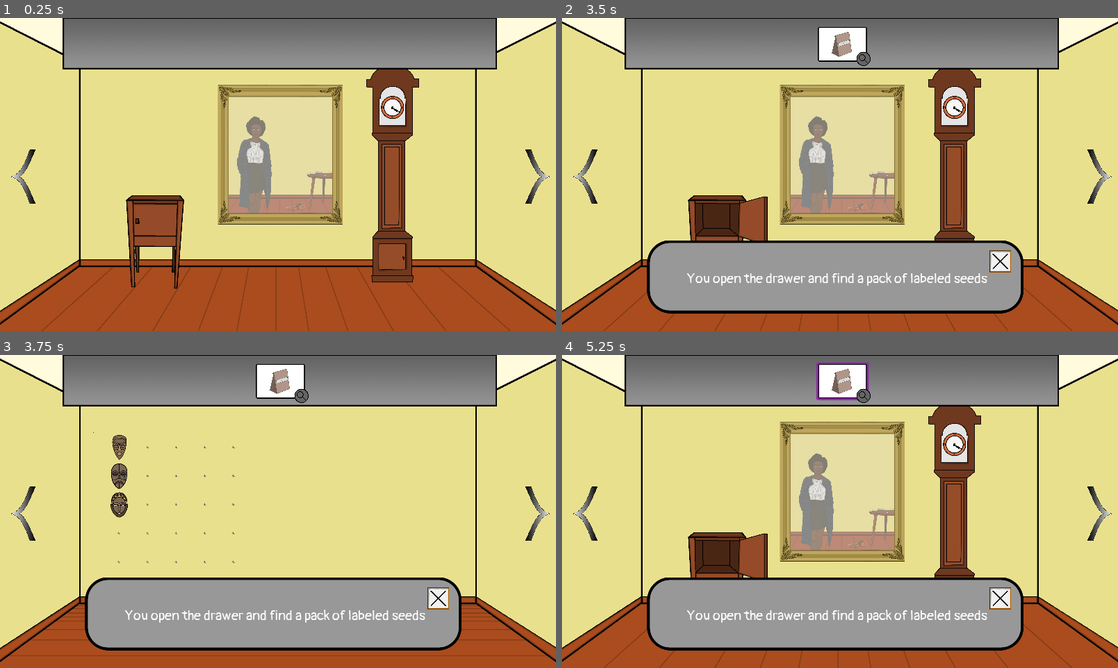
Above: before the commit, frames 1-4 (two rows, left to right).
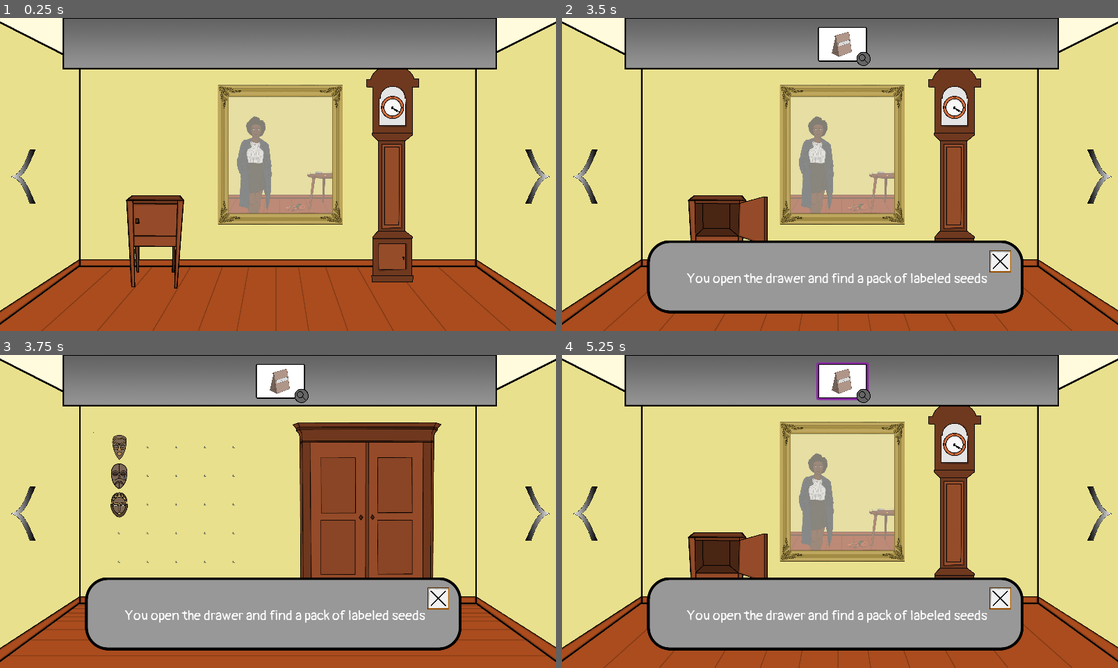
Above: after the commit, the same moments.

Repository: Paulpanther/GameJam11
Game: Godot game, scene res://Scenes/Main.tscn
The game is run twice, just before and just after one commit, with the same random seed, the same clock (stepped at 60 frames per second) and the same inputs.
Inputs (mouse positions are in pixels of both pictures, inside the frame that each line leads up to):
- Up to frame 1 (0.25 s): no input
- Up to frame 2 (3.5 s): tap Enter at 0.5, 2 s; move the mouse to (984, 174) at 0.52 s; click (984, 174) at 0.67 s; tap Space at 1.25, 2.75 s; move the mouse to (717, 237) at 1.27 s; click (717, 237) at 1.42 s; move the mouse to (828, 243) at 2.02 s; click (828, 243) at 2.17 s; move the mouse to (589, 43) at 2.77 s; click (589, 43) at 2.92 s
- Up to frame 3 (3.75 s): tap Enter at 3.5 s; move the mouse to (22, 511) at 3.52 s; click (22, 511) at 3.67 s
- Up to frame 4 (5.25 s): tap Space at 4.25 s; move the mouse to (1095, 511) at 4.27 s; click (1095, 511) at 4.42 s; move the mouse to (840, 380) at 5.02 s; click (840, 380) at 5.17 s

Frames 1-2 are identical in both runs. In frame 3, 12% of the frame differs, in the area x 52-80%, y 21-72%; in frame 4, nothing differs.

Commit message:
Add closet and can

Diff:
--- a/Scenes/Room3/TableAndFlower.tscn
+++ b/Scenes/Room3/TableAndFlower.tscn
@@ -30,12 +30,12 @@
 scale = Vector2( 0.7, 0.7 )
 texture = ExtResource( 4 )
 
-[node name="Flower2" type="Sprite" parent="."]
+[node name="Flower3" type="Sprite" parent="."]
 position = Vector2( -216.706, -459.871 )
 scale = Vector2( 0.7, 0.7 )
 texture = ExtResource( 2 )
 
-[node name="Flower3" type="Sprite" parent="."]
+[node name="Flower4" type="Sprite" parent="."]
 position = Vector2( -644, 360 )
 scale = Vector2( 0.7, 0.7 )
 texture = ExtResource( 5 )
--- /dev/null
+++ b/Scenes/Room4/Closet.tscn
@@ -0,0 +1,24 @@
+[gd_scene load_steps=5 format=2]
+
+[ext_resource path="res://Scripts/Room4/closet.gd" type="Script" id=1]
+[ext_resource path="res://Sprites/Room4/closet_open.png" type="Texture" id=2]
+[ext_resource path="res://Sprites/Room4/closet_closed.png" type="Texture" id=3]
+
+[sub_resource type="RectangleShape2D" id=1]
+extents = Vector2( 328.641, 484.983 )
+
+[node name="Closet" type="Node2D"]
+script = ExtResource( 1 )
+
+[node name="ClosetOpen" type="Sprite" parent="."]
+texture = ExtResource( 2 )
+
+[node name="ClosetClosed" type="Sprite" parent="."]
+texture = ExtResource( 3 )
+
+[node name="ClosedTrigger" type="Area2D" parent="."]
+
+[node name="CollisionShape2D" type="CollisionShape2D" parent="ClosedTrigger"]
+position = Vector2( -62, -26 )
+shape = SubResource( 1 )
+[connection signal="input_event" from="ClosedTrigger" to="." method="on_click"]
--- /dev/null
+++ b/Scenes/Room4/ClosetDetail.tscn
@@ -0,0 +1,15 @@
+[gd_scene load_steps=3 format=2]
+
+[ext_resource path="res://Sprites/wall1.png" type="Texture" id=1]
+[ext_resource path="res://Scenes/Room4/Closet.tscn" type="PackedScene" id=2]
+
+[node name="ClosetDetail" type="Node2D"]
+
+[node name="Sprite" type="Sprite" parent="."]
+position = Vector2( 966.656, 523.148 )
+scale = Vector2( 1.49169, 1.49169 )
+texture = ExtResource( 1 )
+
+[node name="Closet" parent="." instance=ExtResource( 2 )]
+position = Vector2( 1032.95, 571.979 )
+interactable = true
--- a/Scenes/Room4/Room4.tscn
+++ b/Scenes/Room4/Room4.tscn
@@ -1,10 +1,11 @@
-[gd_scene load_steps=6 format=2]
+[gd_scene load_steps=7 format=2]
 
 [ext_resource path="res://Sprites/wall2.png" type="Texture" id=1]
 [ext_resource path="res://Scripts/Room4/room4.gd" type="Script" id=2]
 [ext_resource path="res://Sprites/Items/hook_shaped_key.png" type="Texture" id=3]
 [ext_resource path="res://Scripts/Room4/mask_puzzle_onclick.gd" type="Script" id=4]
 [ext_resource path="res://Scripts/Room4/hook_key.gd" type="Script" id=5]
+[ext_resource path="res://Scenes/Room4/Closet.tscn" type="PackedScene" id=6]
 
 [node name="Room4" type="Node2D"]
 script = ExtResource( 2 )
@@ -23,3 +24,7 @@
 scale = Vector2( -1.15892, -0.781486 )
 texture = ExtResource( 3 )
 script = ExtResource( 5 )
+
+[node name="Closet" parent="." instance=ExtResource( 6 )]
+position = Vector2( 1319.15, 582.427 )
+scale = Vector2( 0.7, 0.7 )
--- a/Scripts/Globals/global_flower_pot.gd
+++ b/Scripts/Globals/global_flower_pot.gd
@@ -1,6 +1,7 @@
 extends Node
 
 var minutes = 260
+var minutes_win = 12 * 60 + 15
 
 func get_rotation_hour_deg():
 	return (fmod(minutes, 720.0) / 720.0) * 360.0
@@ -9,8 +10,12 @@
 func get_rotation_minute_deg():
 	return (fmod(minutes, 60.0) / 60.0) * 360.0
 
+func is_minutes_correct():
+	return abs(minutes - minutes_win) < 3
+
 var window_state = "closed"
 
 var flower_state = 0
 
 var drawer_open = false
+var closet_open = false
--- a/Scripts/Globals/items.gd
+++ b/Scripts/Globals/items.gd
@@ -5,3 +5,4 @@
 var poem_paper = _proto_item.new("res://Sprites/Items/paper.png", "Folded Paper", "You found a folded piece of paper", "res://Sprites/Items/poem.png")
 var hook_shaped_key = _proto_item.new("res://Sprites/Items/hook_shaped_key.png", "Hook shaped Key", "A hook-shaped key fall from the wall", null)
 var seeds = _proto_item.new("res://Sprites/Items/seeds_small.png", "Seeds", "You open the drawer and find a pack of labeled seeds", "res://Sprites/Items/seeds.png")
+var can = _proto_item.new("res://Sprites/Items/can.png", "Watering can", "In the closet is a filled watering can", null)
--- a/Scripts/Room3/table_and_flower.gd
+++ b/Scripts/Room3/table_and_flower.gd
@@ -16,8 +16,13 @@
 			if GlobalFlowerPot.flower_state == 0 and Inv.inventory.get_selected_item() == Items.seeds:
 				Inv.inventory.remove_item(Items.seeds)
 				GlobalFlowerPot.flower_state = 1
-			elif GlobalFlowerPot.flower_state == 2:
+			elif GlobalFlowerPot.flower_state == 1 and Inv.inventory.get_selected_item() == Items.can:
+				Inv.inventory.remove_item(Items.can)
+				GlobalFlowerPot.flower_state = 2
+			elif GlobalFlowerPot.flower_state == 2 and GlobalFlowerPot.is_minutes_correct():
 				GlobalFlowerPot.flower_state = 3
+			elif GlobalFlowerPot.flower_state == 3:
+				GlobalFlowerPot.flower_state = 4
 				#Inv.inventory.add_item(Items.door_key)
 		_update_image()
 
@@ -32,13 +37,13 @@
 func _update_image():
 	$Flower0.hide()
 	$Flower1.hide()
-	$Flower2.hide()
 	$Flower3.hide()
+	$Flower4.hide()
 	if GlobalFlowerPot.flower_state == 0:
 		$Flower0.show()
-	if GlobalFlowerPot.flower_state == 1:
+	if GlobalFlowerPot.flower_state == 1 or GlobalFlowerPot.flower_state == 2:
 		$Flower1.show()
-	if GlobalFlowerPot.flower_state == 2:
-		$Flower2.show()
 	if GlobalFlowerPot.flower_state == 3:
 		$Flower3.show()
+	if GlobalFlowerPot.flower_state == 4:
+		$Flower4.show()
--- /dev/null
+++ b/Scripts/Room4/closet.gd
@@ -0,0 +1,27 @@
+extends Node
+
+export (bool) var interactable = false
+
+func _ready():
+	_update_state()
+
+func on_detail_return():
+	_update_state()
+
+func _update_state():
+	$ClosetClosed.hide()
+	$ClosetOpen.hide()
+	if GlobalFlowerPot.closet_open:
+		$ClosetOpen.show()
+	else:
+		$ClosetClosed.show()
+
+func on_click(viewport, event, shape_idx):
+	if (event is InputEventMouseButton && event.pressed):
+		if interactable:
+			if not GlobalFlowerPot.closet_open:
+				GlobalFlowerPot.closet_open = true
+				Inv.inventory.add_item(Items.can)
+				_update_state()
+		else:
+			SceneStack.switch_scene("res://Scenes/Room4/ClosetDetail.tscn")
--- a/Scripts/Room4/room4.gd
+++ b/Scripts/Room4/room4.gd
@@ -8,6 +8,7 @@
 
 func on_detail_return():
 	update_mask_puzzle()
+	$Closet.on_detail_return()
 
 func update_mask_puzzle():
 	if !SolvedPuzzleStates.mask_puzzle_solved:
Binary file added: Sprites/Items/can.png
Not shown, added: Sprites/Items/can.png.import
